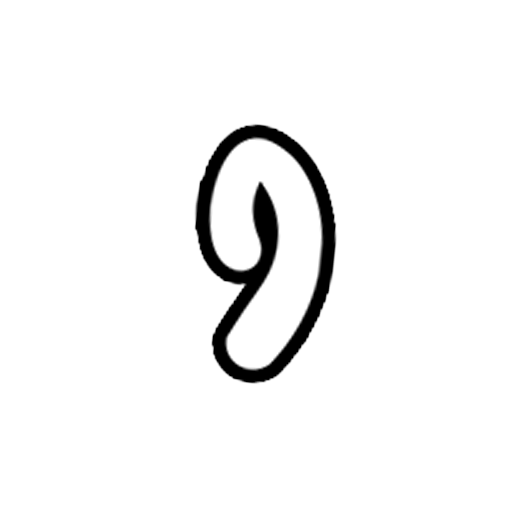
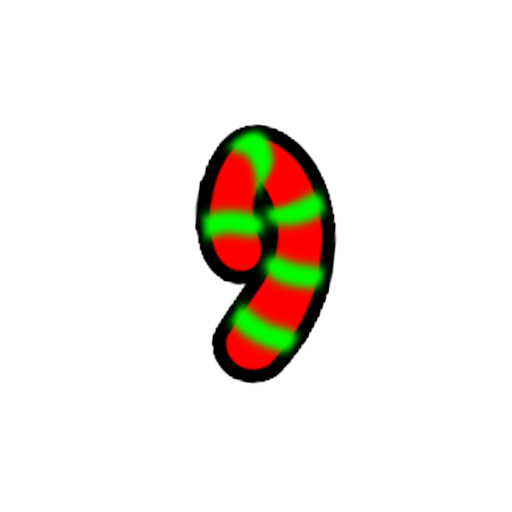
Revision of a layered w=512, h=512 image; what changed, layer by layer:
"accent": blend multiply → normal over (x1=196, y1=125, x2=334, y2=364)
unmasked "fill" over (x1=196, y1=125, x2=334, y2=372)